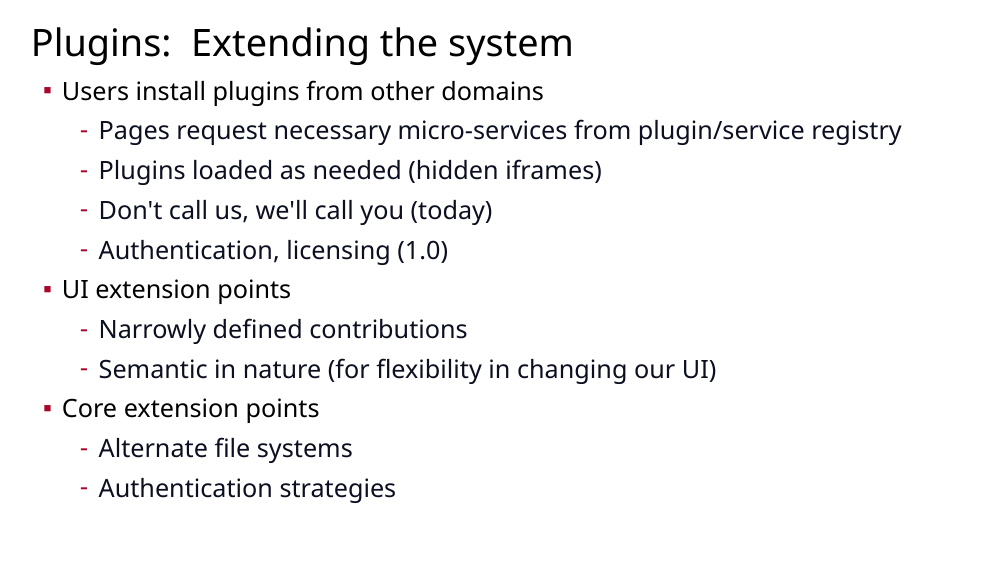
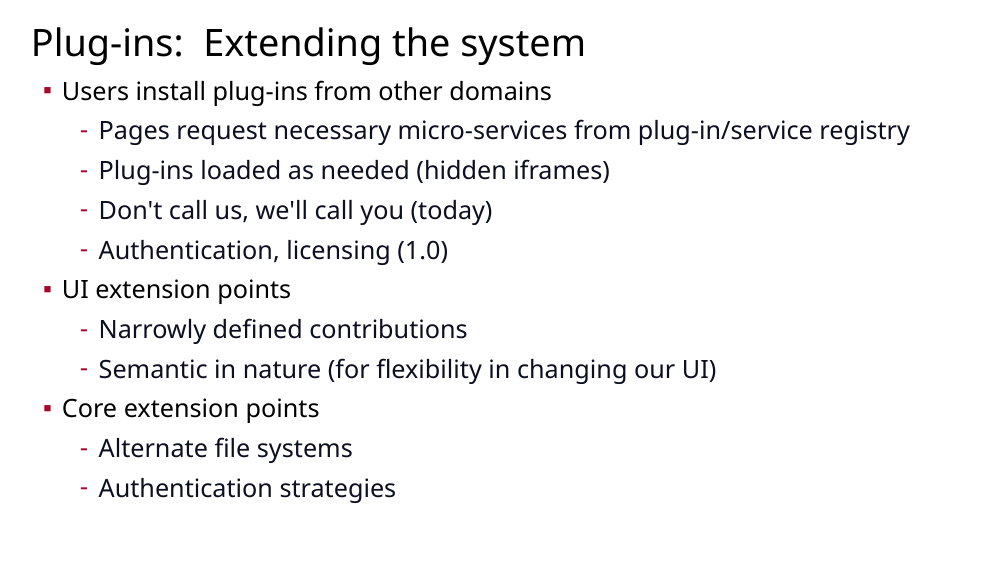
Before and after one commit to sfmccourt/oscon, a slide deck: slide 13 of osconorion.odp (slide 9 before the commit). Drawn at 1008x567 pixels with LibreOffice and Linux fonts; fonts in the diff are those of the drawing; background and template pictures are left out. Boxes give left, top, right and bottom in pixels: in the first picture for what was removed or moved away, otherwise in the second. Text is boxed around its words. In the diff, an @@ line names an element or a change of style, - is before the commit and + after.

```diff
--- a/osconorion.odp
+++ b/osconorion.odp
@@ title at [31,27,586,65]: text changed @@
-Plugins: Extending the system
+Plug-ins: Extending the system
@@ text at [62,80,910,185]: text changed @@
-▪ Users install plugins from other domains
-    – Pages request necessary micro-services from plugin/service registry
-    – Plugins loaded as needed (hidden iframes)
+▪ Users install plug-ins from other domains
+    – Pages request necessary micro-services from plug-in/service registry
+    – Plug-ins loaded as needed (hidden iframes)
```
Also in this commit, not shown: 8 other slides changed, 6 slides added, 1 slide removed.
